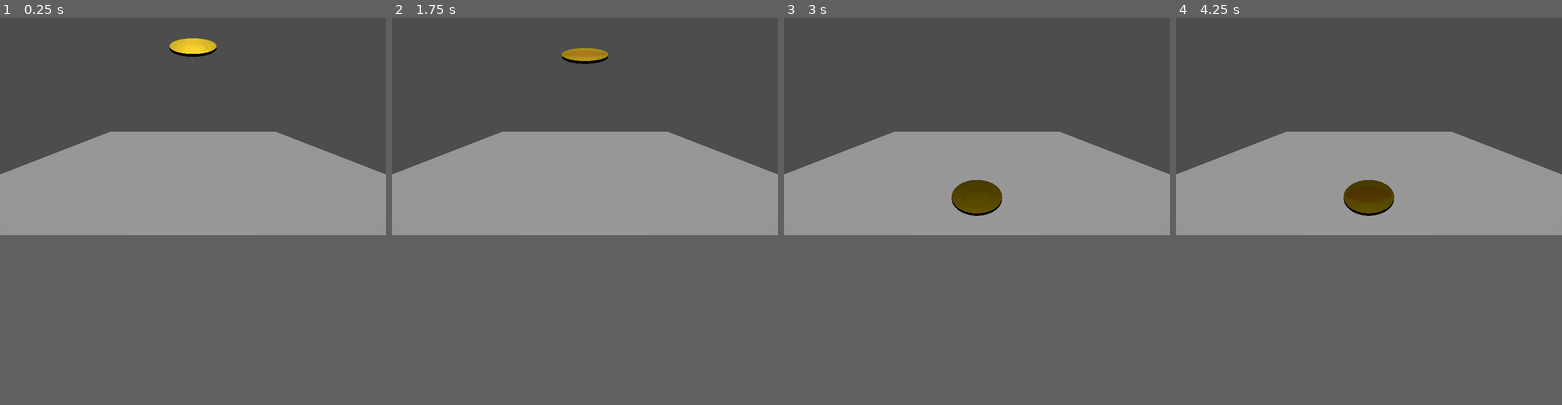
Above: before the commit, frames 1-4 (left to right).
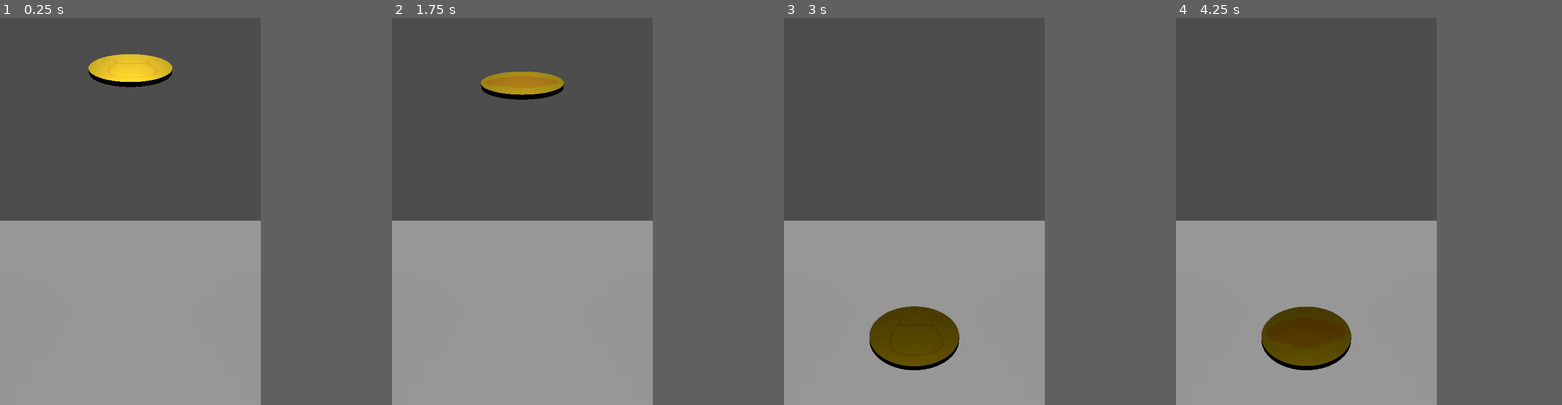
Above: after the commit, the same moments.

Repository: tyte103/coin-fill
Game: Godot game, scene res://Scenes/coin_flip.tscn
Same seed, same stepped clock (60 frames per second), same inputs: the game is played once before the commit and once after it.
Inputs:
- Up to frame 1 (0.25 s): no input
- Up to frame 2 (1.75 s): tap Enter at 1.25 s
- Up to frame 3 (3 s): no input
- Up to frame 4 (4.25 s): tap Space at 3.5 s
In our replay, the window is 799x449 before the commit and 540x800 after it. These sizes can differ from the game's own. Grey fills any space a smaller window leaves; there, only what the larger window draws over its background counts as a difference.

The runs differ from the first frame. In frame 1, 23% of the frame differs, in the area x 0-100%, y 5-57%; in frame 2, 23%; in frame 3, 24%, in the area x 0-100%, y 29-91%; in frame 4, 24%.

Commit message:
add menu

Diff:
--- /dev/null
+++ b/Scenes/menu.tscn
@@ -0,0 +1,33 @@
+[gd_scene load_steps=3 format=3 uid="uid://bvipg3hq1ye35"]
+
+[sub_resource type="Gradient" id="Gradient_u4yt8"]
+offsets = PackedFloat32Array(0, 0.84)
+colors = PackedColorArray(0.24706078, 0.5332544, 0.56973004, 1, 0.49276215, 0.7814019, 0.8181892, 1)
+
+[sub_resource type="GradientTexture1D" id="GradientTexture1D_1rerr"]
+gradient = SubResource("Gradient_u4yt8")
+
+[node name="menu" type="Node2D"]
+
+[node name="Control" type="Control" parent="."]
+layout_mode = 3
+anchors_preset = 0
+offset_right = 40.0
+offset_bottom = 40.0
+
+[node name="HBoxContainer" type="HBoxContainer" parent="Control"]
+layout_mode = 1
+anchors_preset = -1
+anchor_right = 27.000002
+anchor_bottom = 48.000004
+offset_right = -0.00012207031
+offset_bottom = -0.00012207031
+
+[node name="Button" type="Button" parent="Control/HBoxContainer"]
+layout_mode = 2
+
+[node name="TextureRect" type="TextureRect" parent="Control"]
+layout_mode = 0
+offset_right = 1080.0
+offset_bottom = 1920.0
+texture = SubResource("GradientTexture1D_1rerr")
--- a/project.godot
+++ b/project.godot
@@ -15,6 +15,11 @@
 config/features=PackedStringArray("4.5", "Forward Plus")
 config/icon="res://icon.svg"
 
+[display]
+
+window/size/viewport_width=1080
+window/size/viewport_height=1920
+
 [dotnet]
 
 project/assembly_name="coin_fill2"
